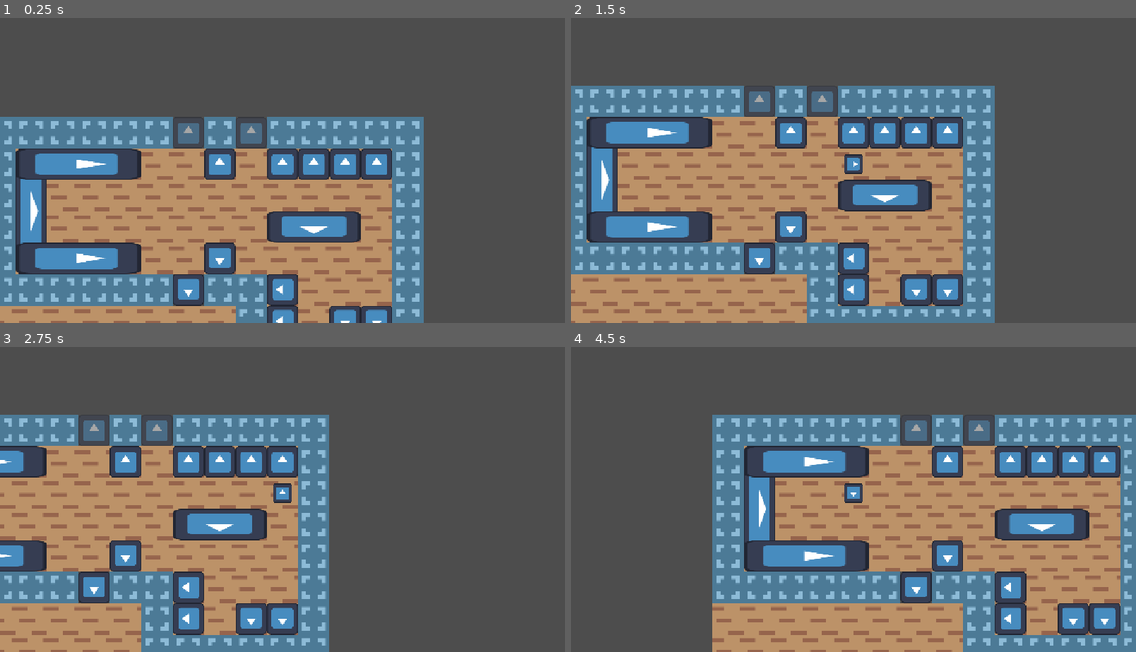
Above: before the commit, frames 1-4 (two rows, left to right).
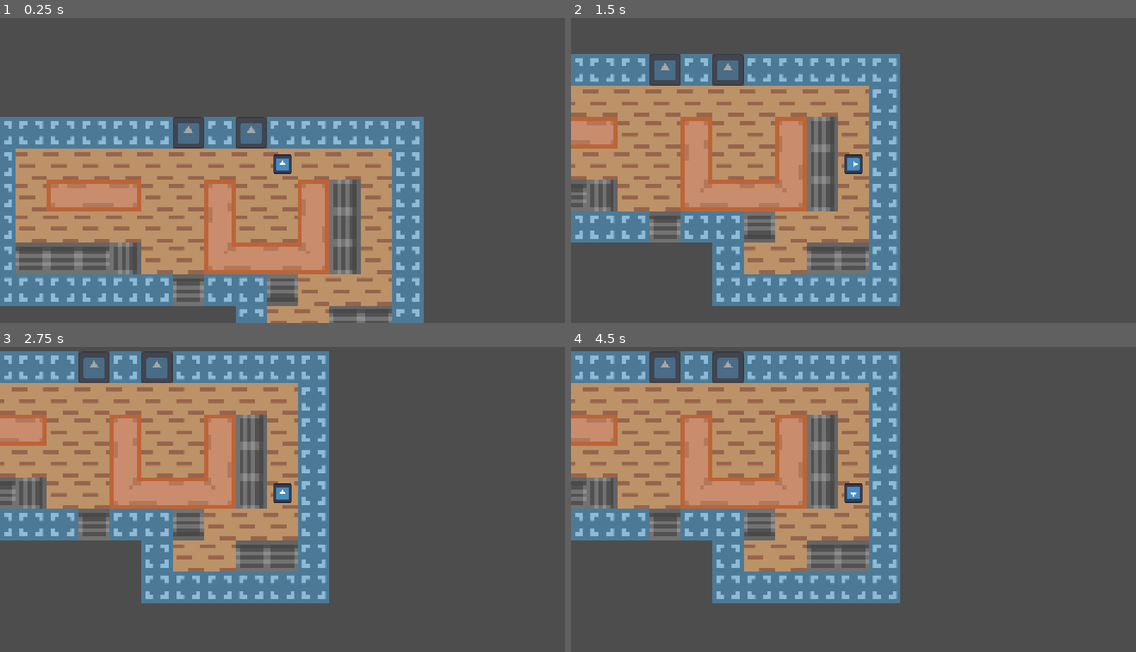
Above: after the commit, the same moments.

Repository: EfficiencySimplicity/godot-level-playground
Game: Godot game, scene res://Scenes/testing_ground.tscn
Same seed, same stepped clock (60 frames per second), same inputs: the game is played once before the commit and once after it. The engine's default icon, where the game draws it, is replaced by a stand-in: a white triangle on a blue panel in a dark square.
Inputs:
- Up to frame 1 (0.25 s): no input
- Up to frame 2 (1.5 s): tap Enter at 0.5 s; hold Right (Right) 0.53-1.28 s; hold Up (Movement) 0.53-1.28 s; tap Space at 1.25 s; hold Down (Down) from 1.28 s (still down); tap Up (Movement) at 1.35 s
- Up to frame 3 (2.75 s): tap Enter at 2 s; release Down (Down) at 2.03 s; hold Right (Right) from 2.03 s (still down); hold Up (Movement) from 2.03 s (still down)
- Up to frame 4 (4.5 s): tap Space at 2.75, 4.25 s; release Up (Movement) at 2.78 s; tap Up (Movement) at 2.85, 4.35 s; tap Enter at 3.5 s; release Right (Right) at 3.53 s; hold Up (Movement) 3.53-4.28 s; hold Left (Left) from 3.53 s (still down)

The runs differ from the first frame. In frame 1, 19% of the frame differs, in the area x 0-70%, y 42-100%; in frame 2, 52%; in frame 3, 45%; in frame 4, 67%, in the area x 0-100%, y 1-100%.

Commit message:
better art

Diff:
--- a/Scenes/desk.tscn
+++ b/Scenes/desk.tscn
@@ -2,32 +2,33 @@
 
 [ext_resource type="PackedScene" uid="uid://d1mrx41hyr2ff" path="res://Scenes/item_placer.tscn" id="1_825yk"]
 [ext_resource type="Texture2D" uid="uid://pple6fejhs41" path="res://icon.svg" id="2_ii4wa"]
+[ext_resource type="Texture2D" uid="uid://ccgfw434uiurl" path="res://Art/basic_assets.png" id="2_p3ia7"]
 
 [sub_resource type="RectangleShape2D" id="RectangleShape2D_p3ia7"]
-size = Vector2(64, 256)
+size = Vector2(64, 192)
 
 [sub_resource type="RectangleShape2D" id="RectangleShape2D_7rkfp"]
 size = Vector2(256, 64)
 
 [sub_resource type="RectangleShape2D" id="RectangleShape2D_ygxyb"]
-size = Vector2(64, 256)
+size = Vector2(64, 192)
 
 [sub_resource type="RectangleShape2D" id="RectangleShape2D_ii4wa"]
-size = Vector2(256, 320)
+size = Vector2(256, 256)
 
 [node name="Desk" unique_id=70122258 instance=ExtResource("1_825yk")]
 
-[node name="CollisionShape2D" parent="Placement/Solids" parent_id_path=PackedInt32Array(1801023206) index="0" unique_id=1655109649]
-position = Vector2(-96, 0)
+[node name="CollisionShape2D" parent="Placement/Solids" parent_id_path=PackedInt32Array(1890553233) index="0" unique_id=1655109649]
+position = Vector2(-96, 32)
 shape = SubResource("RectangleShape2D_p3ia7")
 
-[node name="CollisionShape2D2" type="CollisionShape2D" parent="Placement/Solids" parent_id_path=PackedInt32Array(1801023206) index="1" unique_id=157756343]
+[node name="CollisionShape2D2" type="CollisionShape2D" parent="Placement/Solids" parent_id_path=PackedInt32Array(1890553233) index="1" unique_id=157756343]
 position = Vector2(0, 96)
 shape = SubResource("RectangleShape2D_7rkfp")
 debug_color = Color(0, 0.6, 0.69803923, 0)
 
-[node name="CollisionShape2D3" type="CollisionShape2D" parent="Placement/Solids" parent_id_path=PackedInt32Array(1801023206) index="2" unique_id=321041718]
-position = Vector2(96, 0)
+[node name="CollisionShape2D3" type="CollisionShape2D" parent="Placement/Solids" parent_id_path=PackedInt32Array(1890553233) index="2" unique_id=321041718]
+position = Vector2(96, 32)
 shape = SubResource("RectangleShape2D_ygxyb")
 debug_color = Color(0, 0.6, 0.69803923, 0)
 
@@ -35,25 +36,33 @@
 position = Vector2(0, -32)
 
 [node name="CollisionShape2D" parent="Placement/MustBeEmpty" parent_id_path=PackedInt32Array(1959477447) index="0" unique_id=1239424687]
-position = Vector2(0, -32)
+position = Vector2(0, 0)
 shape = SubResource("RectangleShape2D_ii4wa")
 
-[node name="Sprites" type="Node2D" parent="." index="1" unique_id=1231288251]
-scale = Vector2(1.9999989, 1.9999989)
+[node name="Sprites" type="Sprite2D" parent="." index="1" unique_id=2102498151]
+texture_filter = 1
+position = Vector2(-1.1444092e-05, 31.999994)
+scale = Vector2(7.9999995, 7.9999995)
+texture = ExtResource("2_p3ia7")
+region_enabled = true
+region_rect = Rect2(0, 0, 32, 24)
 
 [node name="Sprite2D" type="Sprite2D" parent="Sprites" index="0" unique_id=1613451159]
+visible = false
 position = Vector2(0, 48)
 scale = Vector2(1, 0.25)
 texture = ExtResource("2_ii4wa")
 region_rect = Rect2(0, 8, 128, 120)
 
 [node name="Sprite2D2" type="Sprite2D" parent="Sprites" index="1" unique_id=438179857]
+visible = false
 position = Vector2(-48, 0)
 scale = Vector2(0.25, 1)
 texture = ExtResource("2_ii4wa")
 region_rect = Rect2(0, 8, 128, 120)
 
 [node name="Sprite2D3" type="Sprite2D" parent="Sprites" index="2" unique_id=2094707270]
+visible = false
 position = Vector2(48, 0)
 scale = Vector2(0.25, 1)
 texture = ExtResource("2_ii4wa")
--- a/Scenes/locker.tscn
+++ b/Scenes/locker.tscn
@@ -1,7 +1,7 @@
 [gd_scene format=3 uid="uid://yuk7707swaiy"]
 
 [ext_resource type="PackedScene" uid="uid://d1mrx41hyr2ff" path="res://Scenes/item_placer.tscn" id="1_1tffm"]
-[ext_resource type="Texture2D" uid="uid://pple6fejhs41" path="res://icon.svg" id="2_ssh3t"]
+[ext_resource type="Texture2D" uid="uid://ccgfw434uiurl" path="res://Art/basic_assets.png" id="2_1tffm"]
 
 [sub_resource type="RectangleShape2D" id="RectangleShape2D_1gsmf"]
 size = Vector2(64, 64)
@@ -15,11 +15,15 @@
 [node name="Locker" unique_id=70122258 instance=ExtResource("1_1tffm")]
 
 [node name="Sprite2D" type="Sprite2D" parent="." index="0" unique_id=678166529]
+texture_filter = 1
 position = Vector2(-32, -32)
-scale = Vector2(0.5, 0.5)
-texture = ExtResource("2_ssh3t")
+rotation = 1.5707964
+scale = Vector2(8, 8)
+texture = ExtResource("2_1tffm")
+region_enabled = true
+region_rect = Rect2(40, 16, 8, 8)
 
-[node name="CollisionShape2D" parent="Placement/Solids" parent_id_path=PackedInt32Array(1801023206) index="0" unique_id=1655109649]
+[node name="CollisionShape2D" parent="Placement/Solids" parent_id_path=PackedInt32Array(1890553233) index="0" unique_id=1655109649]
 shape = SubResource("RectangleShape2D_1gsmf")
 
 [node name="CollisionShape2D" parent="Placement/MustBeSolids" parent_id_path=PackedInt32Array(538475917) index="0" unique_id=2018220721]
--- a/Scenes/table.tscn
+++ b/Scenes/table.tscn
@@ -1,7 +1,7 @@
 [gd_scene format=3 uid="uid://dg274dgxm8udd"]
 
 [ext_resource type="PackedScene" uid="uid://d1mrx41hyr2ff" path="res://Scenes/item_placer.tscn" id="1_4ppvu"]
-[ext_resource type="Texture2D" uid="uid://pple6fejhs41" path="res://icon.svg" id="2_4ppvu"]
+[ext_resource type="Texture2D" uid="uid://ccgfw434uiurl" path="res://Art/basic_assets.png" id="2_4ppvu"]
 
 [sub_resource type="RectangleShape2D" id="RectangleShape2D_krb5w"]
 size = Vector2(192, 64)
@@ -12,11 +12,15 @@
 [node name="Table" unique_id=70122258 instance=ExtResource("1_4ppvu")]
 
 [node name="Sprite2D" type="Sprite2D" parent="." index="0" unique_id=2025941136]
-position = Vector2(-32, -32)
-scale = Vector2(1.5, 0.5)
+texture_filter = 1
+position = Vector2(-32, -31.999989)
+rotation = 1.5707964
+scale = Vector2(8, 8.000001)
 texture = ExtResource("2_4ppvu")
+region_enabled = true
+region_rect = Rect2(32, 0, 8, 24)
 
-[node name="CollisionShape2D" parent="Placement/Solids" parent_id_path=PackedInt32Array(1801023206) index="0" unique_id=1655109649]
+[node name="CollisionShape2D" parent="Placement/Solids" parent_id_path=PackedInt32Array(1890553233) index="0" unique_id=1655109649]
 shape = SubResource("RectangleShape2D_krb5w")
 
 [node name="CollisionShape2D" parent="Placement/MustBeEmpty" parent_id_path=PackedInt32Array(1959477447) index="0" unique_id=1239424687]
--- a/Scripts/door_placer.gd
+++ b/Scripts/door_placer.gd
@@ -12,11 +12,7 @@
 	# Then get offset and stamp it.
 	var solids_stamp = stack.layers["MustBeSolids"].copy()
 	solids_stamp.s(Vector2i(1, 0), false)
-	print("Before")
-	print(map_stack.layers["Solids"])
 	solids_stamp.stamp_on(map_stack.layers["Solids"], stack.get_match_position(pos, solids_stamp))
-	print("After")
-	print(map_stack.layers["Solids"])
 
 #func transform_pos(pos: Placement) -> Placement:
 	#var rot = int(global_rotation_degrees / 90)
--- a/Scripts/room_generator.gd
+++ b/Scripts/room_generator.gd
@@ -95,7 +95,7 @@
 func stamp_room_shape():
 	var walls = get_walls_layer()
 
-	walls.stamp_on_tilemap(get_parent().find_child("Floor"), 0, Vector2i(-1, -1), Vector2i(0, 0))
+	get_solids_layer().inverted().place_on_tilemap(get_parent().find_child("Floor"), 0, Vector2i(0, 0))
 	walls.stamp_on_tilemap(get_parent().find_child("Walls"), 0, Vector2i(1, 0), Vector2i(-1, -1))
 
 func generate_items():
Binary file added: Art/basic_assets.png
Not shown, added: Art/basic_assets.png.import
Not shown, added: Art/Krita/basic_assets.kra
Not shown, added: Art/Krita/basic_assets.kra~
